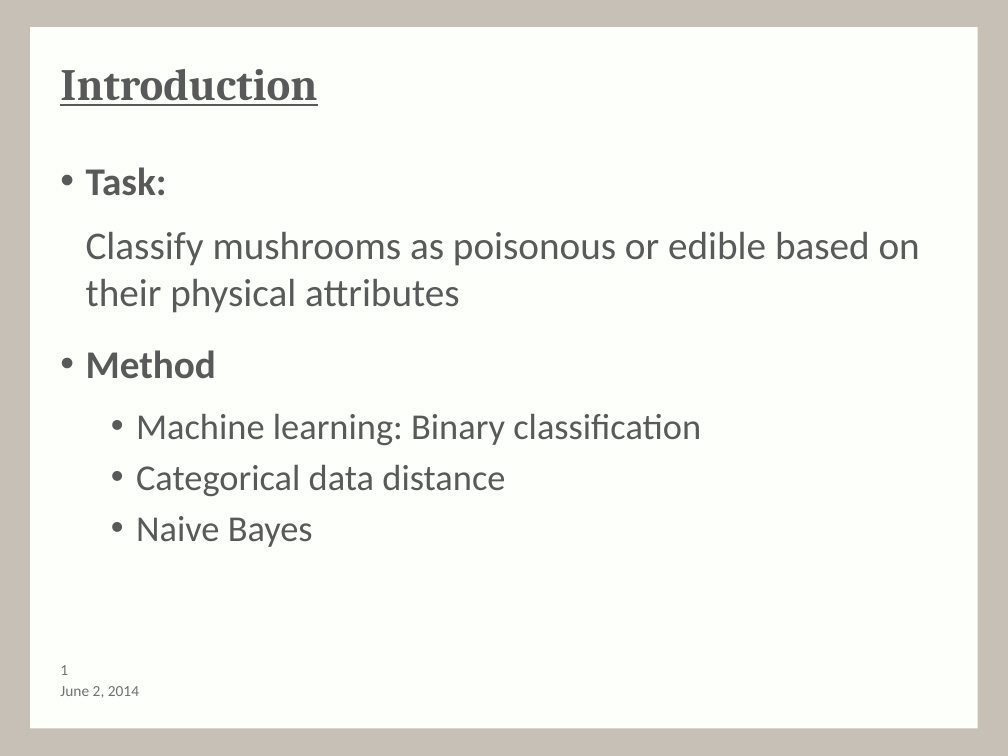
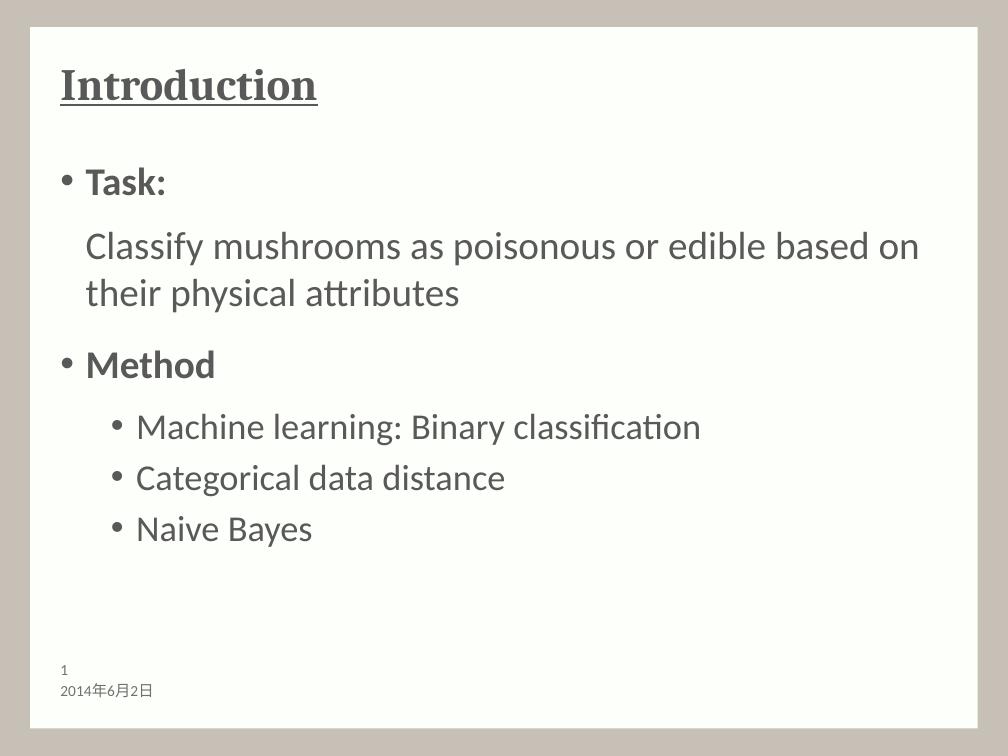
Before and after one commit to MartinGuyer/Project3ML, a slide deck: slide 2 of Presentation/presentation-draft.pptx. Drawn at 1008x756 pixels with LibreOffice and Linux fonts; fonts in the diff are those of the drawing; background and template pictures are left out. Boxes give left, top, right and bottom in pixels: in the first picture for what was removed or moved away, otherwise in the second. Text is boxed around its words. In the diff, an @@ line names an element or a change of style, - is before the commit and + after.

```diff
--- a/Presentation/presentation-draft.pptx
+++ b/Presentation/presentation-draft.pptx
@@ text at <box>60,683,153,697</box>: text changed @@
-June 2, 2014
+2014年6月2日
```
Also in this commit, not shown: 16 other slides changed.
